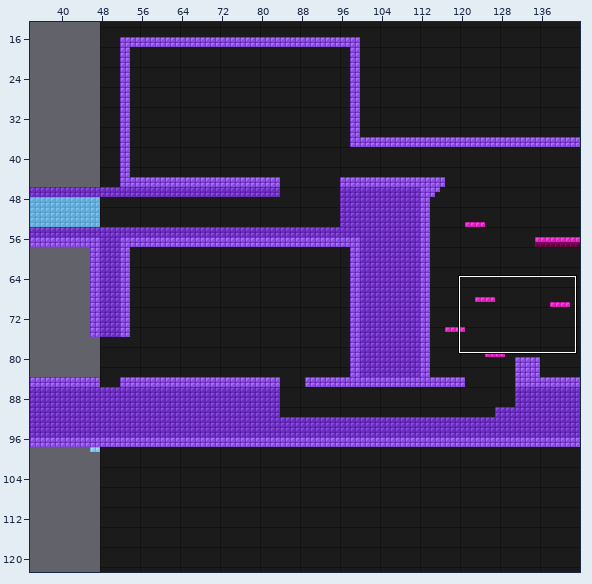
One commit to this Tiled map: src/Assets/Prototype/Scenes/nursery.tmx. The picture above shows the old version from afar; the outline marks the close-up.
Close-up. Before the edit:
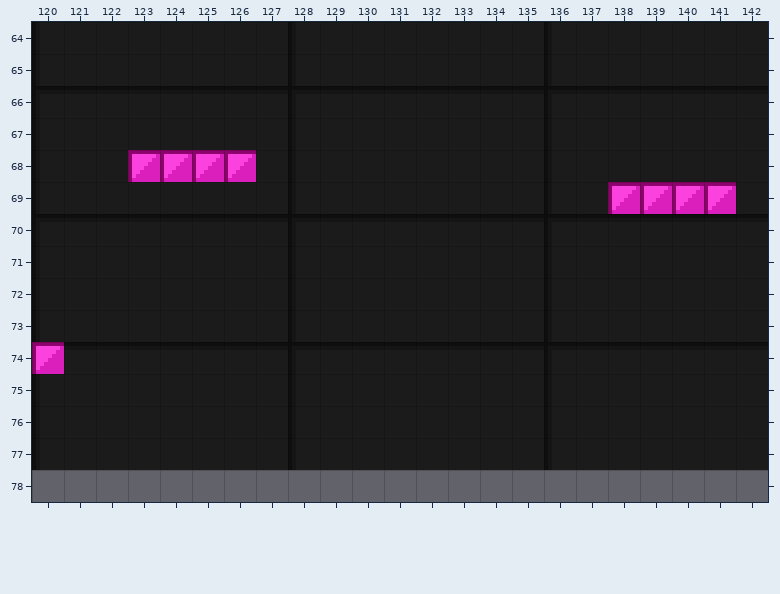
Cells are 8x8 px. Shown: x 120..142, y 64..78.
The same view after the edit:
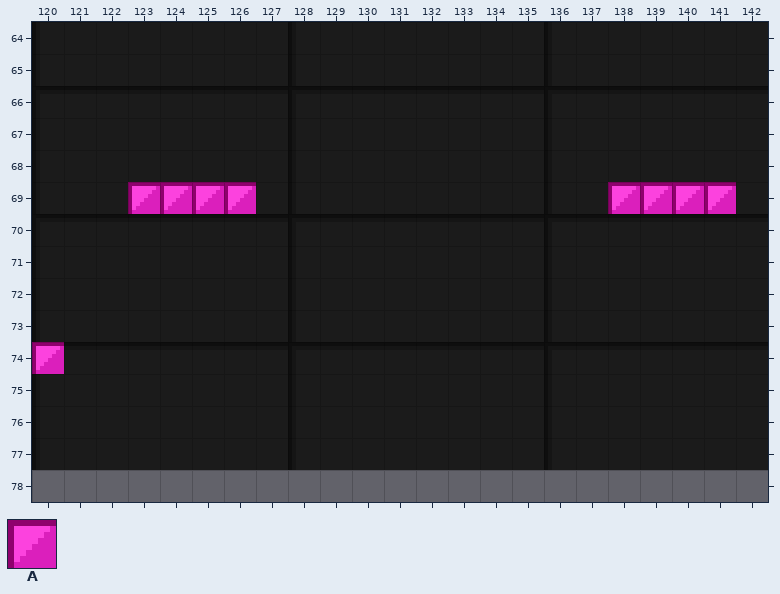
Key: from "Blocks_8x8": A 24.
_ is an empty cell.
Tiles replaced or removed in this view: A.
What changed:
Changed rows in their new state; . is an unchanged cell.
Layer "Alternate One Way Platforms":
first column x 123:
68 ____
69 AAAA
Pixel boxes of the changes (left, top, right, bottom) in both close-ups:
changed: (128, 150, 256, 214)
